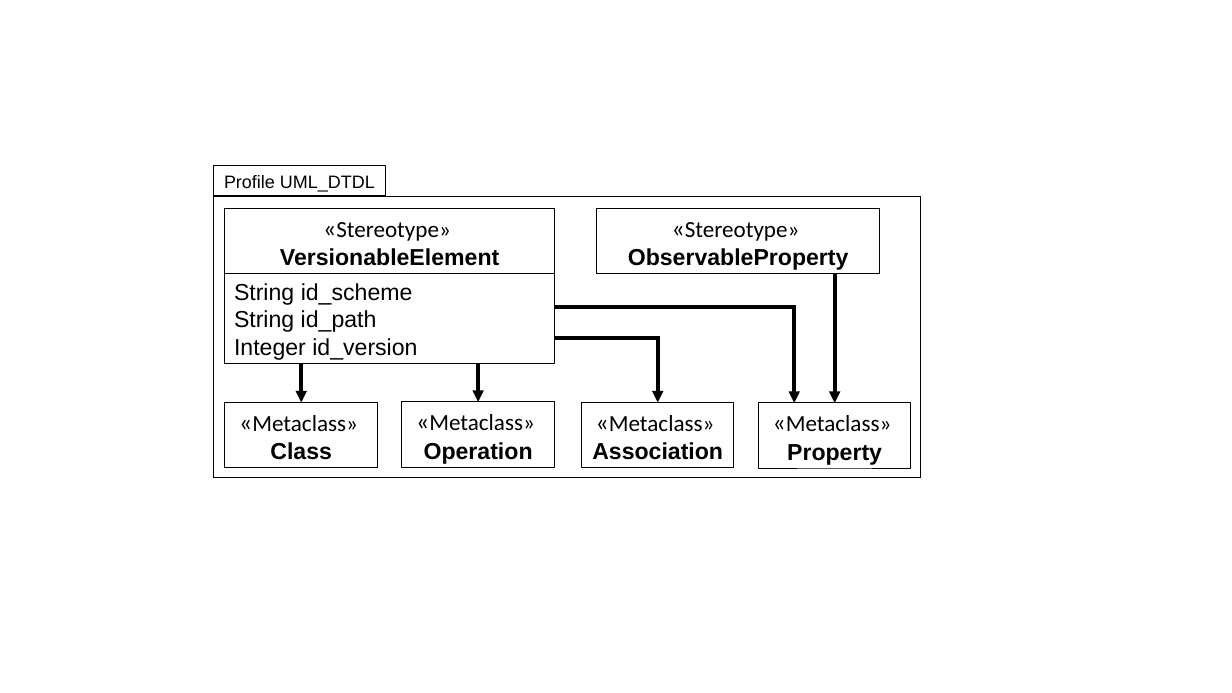
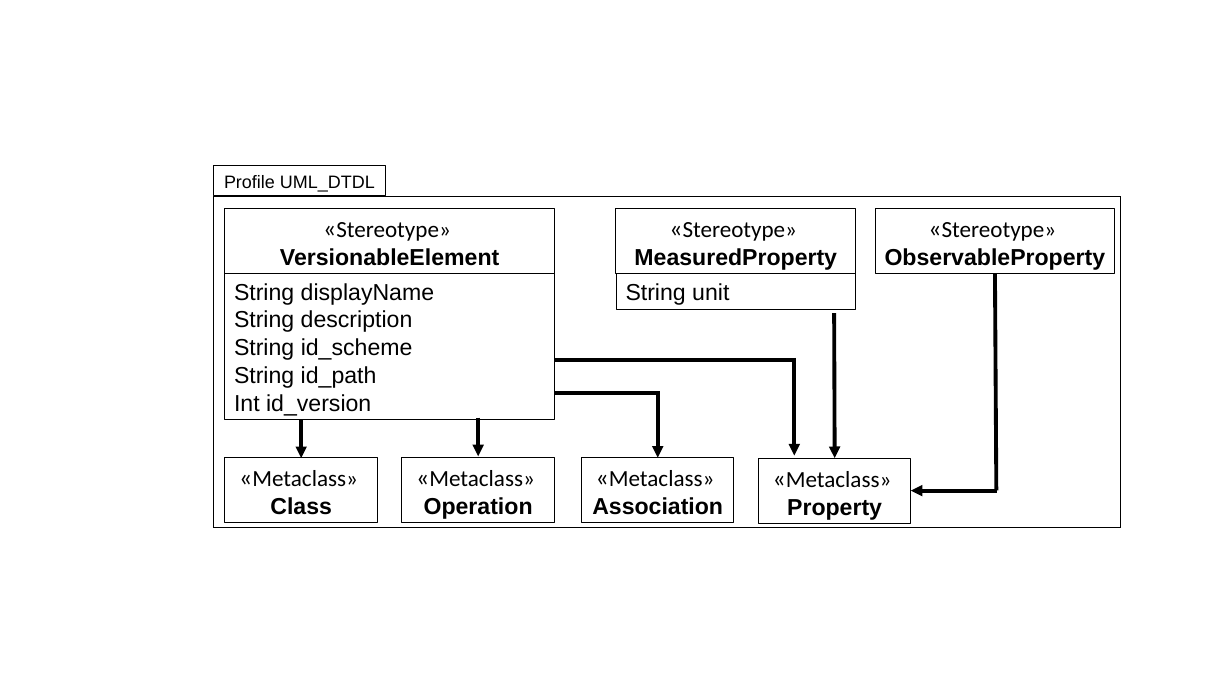
Before and after one commit to derlehner/dt_language_comparison, a slide deck: slide 7 of Figures.pptx (slide 13 before the commit). Drawn at 1232x693 pixels with LibreOffice and Linux fonts; fonts in the diff are those of the drawing. Boxes give left, top, right and bottom in pixels: in the first picture for what was removed or moved away, otherwise in the second. Text is boxed around its words. In the diff, an @@ line names an element or a change of style, - is before the commit and + after.

```diff
--- a/Figures.pptx
+++ b/Figures.pptx
@@ rectangle: place and size @@
-rectangle at bbox=[213, 196, 921, 478]
+rectangle at bbox=[213, 196, 1121, 528]
@@ rectangle added at bbox=[616, 209, 857, 274], outline #000000 0.75 pt, 18 pt, text #000000, bold @@
+«Stereotype»
+MeasuredProperty
@@ rectangle "«Stereotype»": place and size @@
-rectangle "«Stereotype»" at bbox=[597, 209, 880, 274]
+rectangle "«Stereotype»" at bbox=[875, 209, 1116, 274]
@@ rectangle "String displayName": place and size @@
-rectangle "String displayName" at bbox=[225, 274, 555, 363]
+rectangle "String displayName" at bbox=[225, 274, 555, 419]
@@ text in rectangle at bbox=[234, 283, 434, 332]: paragraphs added @@
+String displayName
+String description
@@ rectangle added at bbox=[616, 274, 856, 310], outline #000000 0.75 pt, 18 pt, text #000000 @@
+String unit
@@ line added from (995, 274) to (996, 491), #000000 3 pt @@
@@ arrow moved from (835, 274) - (835, 403) to (835, 313) - (835, 458) @@
@@ text in rectangle at bbox=[234, 394, 371, 416]: text changed @@
-Integer id_version
+Int id_version
@@ 4 rectangles, 3 arrows, 1 line, 1 elbow arrow: place and size @@
-4 rectangles, 3 arrows, 1 line, 1 elbow arrow at bbox=[225, 305, 911, 469]
+4 rectangles, 3 arrows, 1 line, 1 elbow arrow at bbox=[225, 358, 911, 524]
@@ arrow added from (997, 491) to (911, 491), #000000 3 pt @@
```
Also in this commit, not shown: 3 other slides changed, 3 slides added.
